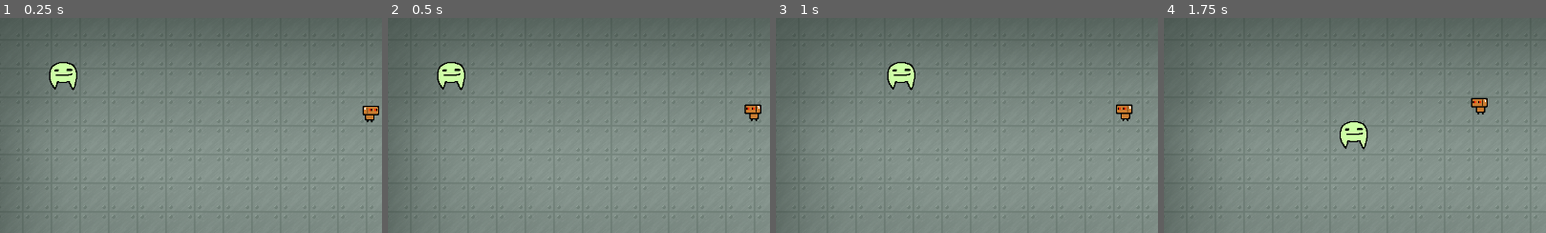
Above: before the commit, frames 1-4 (left to right).
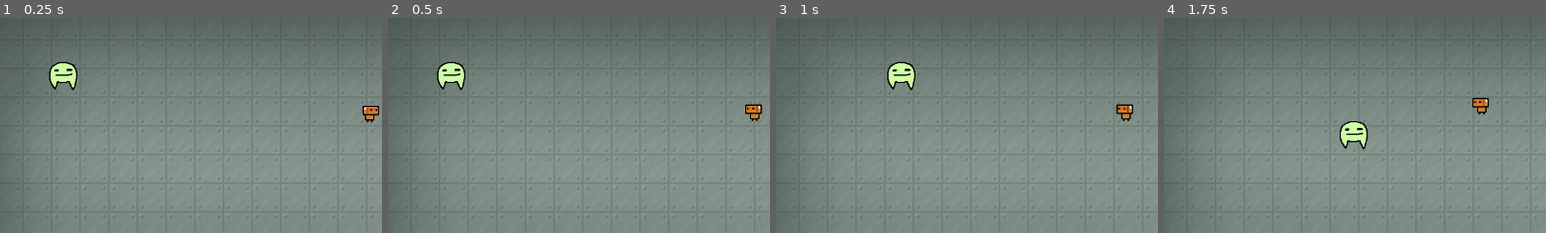
Above: after the commit, the same moments.

Repository: actually-reb/fenrir-2020
Game: Godot game, scene res://scene/Main.tscn
Two runs of this game, one before a commit and one after it. Both use one fixed random seed, a clock stepped at 60 frames per second and the inputs below.
Inputs:
- Up to frame 1 (0.25 s): no input
- Up to frame 2 (0.5 s): no input
- Up to frame 3 (1 s): hold D (move_right) from 0.53 s (still down)
- Up to frame 4 (1.75 s): release D (move_right) at 1.28 s; hold S (move_down) from 1.28 s (still down)
The pictures show only the part of the screen within x 11-61%, y 12-62%; the shares and areas given below are measured in that part.

Frame 1 is identical in both runs. In frame 2, 0.1% of the frame differs, in the area x 93-98%, y 40-48%; in frame 3, 0.1%; in frame 4, 0.2%, in the area x 80-85%, y 36-45%.

Commit message:
KinematicBody2D movement moved to _physics_process

Diff:
--- a/entity/Player.gd
+++ b/entity/Player.gd
@@ -9,6 +9,9 @@
 	pass
 
 func _process(delta):
+	pass
+
+func _physics_process(delta):
 	var move = Vector2()
 	# Get movement input
 	if Input.is_action_pressed("move_up"):
--- a/entity/TinyRobot.gd
+++ b/entity/TinyRobot.gd
@@ -12,10 +12,12 @@
 	hop_timer.start()
 
 func _process(delta):
+	var time = min(1, hop_timer.time_left / hop_time)
+	sprite.position.y = sin(time * PI) * -4
+
+func _physics_process(delta):
 	if hop_timer.time_left < hop_time:
 		move_and_slide(direction * speed)
-	var time = min(1, hop_timer.time_left / hop_time)
-	sprite.position.y = sin(time * PI) * -4
 
 func hop_towards(pos):
 	direction = (pos - position).normalized()
